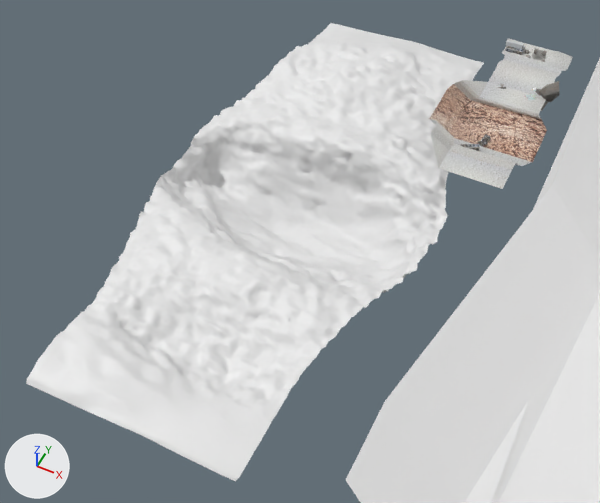
The FBX model Kineckt/Content/models/plane.fbx: old version first, new version second.
Both versions are drawn from a 50 mm camera at (-1.53, -22.39, 14.84) aimed at (-8.32, -8.81, -2.13). Lighting does not change. The marker at lower left points along +X, +Y and +Z. Where no turn or scale is listed for an object, it has been applied to the vertices.
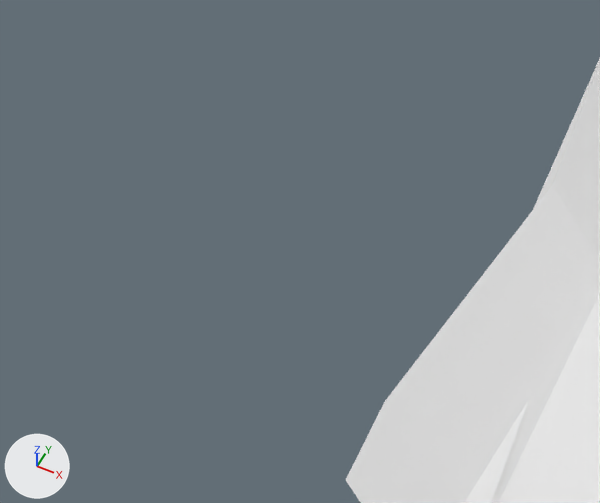
Where the change shows, as pixel boxes (x1, y1, x2, y2) in the pictures (600 x 503 px):
```json
{"object": "Plane", "change": "deleted", "before": [26, 23, 484, 482]}
{"object": "Plane.002", "change": "deleted", "before": [429, 39, 573, 189]}
```

Scene script edits in JSON lines:
```json
{"op": "remove", "block": "ob_plane", "code": ["ob_plane = bpy.data.objects.new('Plane', me_plane_091)", "ob_plane.location = (-8.86, 0.0, -0.99)"]}
{"op": "remove", "block": "ob_plane_002", "code": ["ob_plane_002 = bpy.data.objects.new('Plane.002', me_plane_002)", "ob_plane_002.location = (-4.67, -1.6, -0.08)"]}
```
